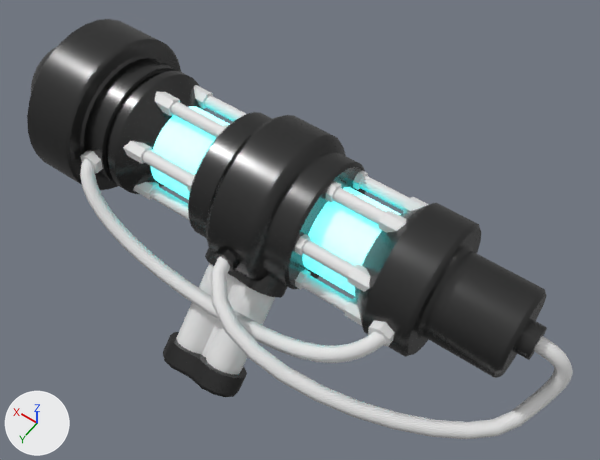
Renders of the glTF model base/loadout/laser/weapon.glb from each side of a commit.
Before and after are seen from a camera (50 mm lens) standing at (-7.1, 21.4, 36.7) and looking at (8.2, 0.1, 3.3). The lights are fixed; the arrows at lower left show +X, +Y and +Z. The picture after the commit comes second.

Script lines for the objects in view, before the commit:
```python
me_sphere_001 = bpy.data.meshes.new('Sphere.001')
me_sphere_001.from_pydata(...)  # 64 vertices, 94 faces; spans x 1.6..23.6, y -2.3..2.3, z 2.3..6.8
me_sphere_001.materials.append(mat_models_weapons_lg_glow)  # white #ffffff, glowing cyan #00ffff
me_sphere_002 = bpy.data.meshes.new('Sphere.002')
me_sphere_002.from_pydata(...)  # 1295 vertices, 2475 faces; spans x -4.7..25.6, y -4.5..4.5, z 0.1..9.1
me_sphere_002.materials.append(mat_models_weapons_lg)  # dark grey #505050
me_sphere_009 = bpy.data.meshes.new('Sphere.009')
me_sphere_009.from_pydata(...)  # 144 vertices, 144 faces; spans x 1.5..18.0, y -2.8..2.8, z 1.4..7.7
me_sphere_009.materials.append(mat_models_weapons_lg_nuts)  # white #e7e7e7
ob_base = bpy.data.objects.new('base', me_sphere_002)
ob_base.location = (0.0, 0.0, 0.0)
ob_bolts = bpy.data.objects.new('bolts', me_sphere_009)
ob_bolts.location = (0.0, 0.0, 0.0)
ob_tube = bpy.data.objects.new('tube', me_sphere_001)
ob_tube.location = (0.0, 0.0, 0.0)
# also in view: 'ammo_light' at (9.5, 4.3, 0.3); 'nuts' at (10.0, 0.5, 4.6); 'cables' at (6.4, 3.3, 2.8); 'ammo' at (9.5, 4.7, -0.1)
```
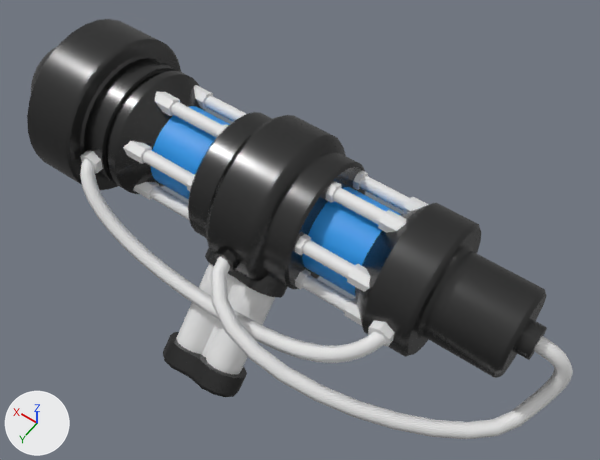
The change, as a diff of the scene's bpy script:
```diff
--- a/base/loadout/laser/weapon.glb.py
+++ b/base/loadout/laser/weapon.glb.py
@@ mat_weapon_color @@
+mat_weapon_color = principled_material('weapon_color')
+mat_weapon_color.base_color = (0.0183, 0.301, 0.8)  # blue #2595e7
@@ me_sphere_001 @@
 me_sphere_001.from_pydata(...)  # 64 vertices, 94 faces; spans x 1.6..23.6, y -2.3..2.3, z 2.3..6.8
-me_sphere_001.materials.append(mat_models_weapons_lg_glow)  # white #ffffff, glowing cyan #00ffff
+me_sphere_001.materials.append(mat_weapon_color)  # blue #2595e7
```

Location of each change, [x1, y1, x2, y2] in pixels of the pictures (600 x 460 px):
'tube', recoloured: [150, 106, 401, 297] in both
